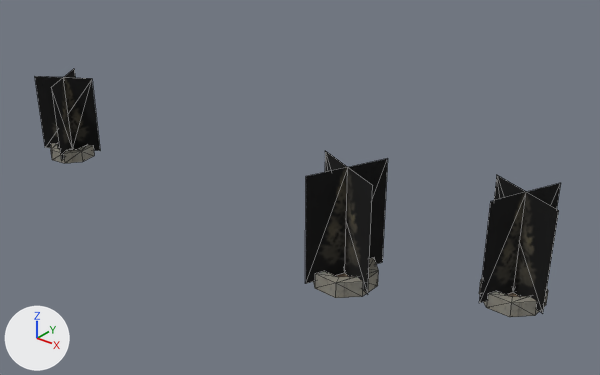
The OBJ model examples/vehicle-playground/res/models/urban/procgen-procpain-tree-park-pine-large-x1zm3.obj: old version first, new version second.
The view is the same before and after, from a camera (50 mm lens) standing at (44.5, -77.1, 37.6) and looking at (1.6, -23.4, 4.3). The axes (+X, +Y, +Z) are drawn at lower left. The lights are the same throughout. The older version comes first. Mesh edges are drawn as thin lines. Where no turn or scale is listed for an object, it has been applied to the vertices. Vertices at exactly the same position are counted once.

The first picture shows 'procgen-procpain-tree-park-pine-large-x1zm3'.
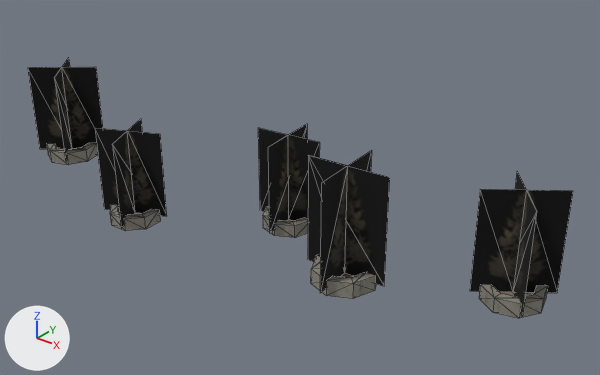
What differs and where, as boxes [x1, y1, x2, y2] in the pictures (600 x 375 px; the box of a moved part takes in the faces that stretch with it):
'procgen-procpain-tree-park-pine-large-x1zm3', reshaped
    before: [35, 69, 561, 317]
    after: [28, 58, 573, 318]
part 1 of me_procgen_procpain_tree_park_pine_large_x1zm3, moved or reshaped
    before: [35, 69, 100, 161]
    after: [258, 124, 320, 233]
part 2 of me_procgen_procpain_tree_park_pine_large_x1zm3, added
    after: [28, 58, 103, 161]
part 3 of me_procgen_procpain_tree_park_pine_large_x1zm3, added
    after: [95, 119, 167, 228]
part 4 of me_procgen_procpain_tree_park_pine_large_x1zm3, moved or reshaped
    before: [51, 143, 94, 163]
    after: [263, 207, 308, 238]
part 5 of me_procgen_procpain_tree_park_pine_large_x1zm3, moved or reshaped
    before: [313, 258, 379, 298]
    after: [311, 256, 376, 299]
part 6 of me_procgen_procpain_tree_park_pine_large_x1zm3, moved or reshaped
    before: [479, 279, 548, 317]
    after: [46, 143, 98, 165]
part 7 of me_procgen_procpain_tree_park_pine_large_x1zm3, added
    after: [479, 284, 548, 318]
part 8 of me_procgen_procpain_tree_park_pine_large_x1zm3, added
    after: [110, 204, 160, 231]
part 9 of me_procgen_procpain_tree_park_pine_large_x1zm3, moved or reshaped
    before: [305, 151, 388, 294]
    after: [308, 150, 390, 293]
part 10 of me_procgen_procpain_tree_park_pine_large_x1zm3, moved or reshaped
    before: [479, 175, 561, 314]
    after: [470, 171, 573, 315]

The edits, one by one:
me_procgen_procpain_tree_park_pine_large_x1zm3 is used by ob_procgen_procpain_tree_park_pine_large_x1zm3; location (0.0, 0.0, 0.0).
me_procgen_procpain_tree_park_pine_large_x1zm3 had 126 vertices, 204 faces and spanned x -32.0..25.6, y -31.5..-18.8, z 0.0..10.4.
me_procgen_procpain_tree_park_pine_large_x1zm3 now has 210 vertices, 340 faces and spans x -32.1..25.2, y -34.6..-19.1, z 0.0..10.5.
me_procgen_procpain_tree_park_pine_large_x1zm3 part 1: the loose piece of 10 vertices spanning x -32.0..-26.5, y -28.5..-23.0, z 0.6..9.1 is turned 65.8 degrees about the z axis through its middle and scaled by 1.01, then moved by (29.5, 2.3, 0.1).
me_procgen_procpain_tree_park_pine_large_x1zm3 part 2: the loose piece of 10 vertices spanning x -32.0..-26.5, y -28.5..-23.0, z 0.6..9.1 is copied, and the copy is turned -79.9 degrees about the z axis through its middle and scaled by 1.13, then moved by (0.0, 0.0, 0.6); it spans x -32.0..-26.5, y -28.5..-23.0, z 0.7..10.2.
me_procgen_procpain_tree_park_pine_large_x1zm3 part 3: the loose piece of 10 vertices spanning x -32.0..-26.5, y -28.5..-23.0, z 0.6..9.1 is copied, and the copy is turned -95.9 degrees about the z axis through its middle, then moved by (17.2, -5.9, 0.0); it spans x -15.0..-9.1, y -34.6..-28.7, z 0.6..9.1.
me_procgen_procpain_tree_park_pine_large_x1zm3 part 4: the loose piece of 32 vertices spanning x -31.7..-26.9, y -28.2..-23.3, z 0.0..1.2 is turned 65.8 degrees about the z axis through its middle and scaled by 1.01, then moved by (29.5, 2.3, 0.0).
me_procgen_procpain_tree_park_pine_large_x1zm3 part 5: the loose piece of 32 vertices spanning x 7.4..12.8, y -30.7..-25.4, z 0.0..1.4 is turned 28.6 degrees about the z axis through its middle and scaled by 1.01.
me_procgen_procpain_tree_park_pine_large_x1zm3 part 6: the loose piece of 32 vertices spanning x 19.9..24.9, y -24.4..-19.4, z 0.0..1.3 is turned 155 degrees about the z axis through its middle and scaled by 1.06, then moved by (-51.7, -3.8, 0.0).
me_procgen_procpain_tree_park_pine_large_x1zm3 part 7: the loose piece of 32 vertices spanning x 19.9..24.9, y -24.4..-19.4, z 0.0..1.3 is copied, and the copy is turned 150.4 degrees about the z axis through its middle and scaled by 1.02; it spans x 19.7..25.1, y -24.6..-19.3, z 0.0..1.3.
me_procgen_procpain_tree_park_pine_large_x1zm3 part 8: the loose piece of 32 vertices spanning x -31.7..-26.9, y -28.2..-23.3, z 0.0..1.2 is copied, and the copy is turned -95.9 degrees about the z axis through its middle, then moved by (17.2, -5.9, 0.0); it spans x -14.4..-9.7, y -34.0..-29.3, z 0.0..1.2.
Part 9, on me_procgen_procpain_tree_park_pine_large_x1zm3:
9 vertices are removed from x 6.7..13.5, y -31.5..-24.7, z 0.7..10.4.
8 faces are deleted.
4 vertices are added at (9.8, -24.3, 0.7), (10.4, -31.8, 0.7), (6.3, -28.4, 0.7), (13.8, -27.8, 0.7).
5 new vertices lie (0.0, 0.0, 9.8) away from vertices in x 6.3..13.8, y -31.8..-24.3, z 0.7.
8 new faces join them, mat_treeb (picture img_treeb_png).
Part 10, on me_procgen_procpain_tree_park_pine_large_x1zm3:
9 vertices are removed from x 19.2..25.6, y -25.1..-18.8, z 0.7..9.7.
8 faces are deleted.
4 vertices are added at (19.6, -24.0, 0.7), (25.2, -19.8, 0.7), (24.5, -24.7, 0.7), (20.3, -19.1, 0.7).
5 new vertices lie (0.0, 0.0, 9.1) away from vertices in x 19.6..25.2, y -24.7..-19.1, z 0.7.
8 new faces join them, mat_treeb (picture img_treeb_png).
